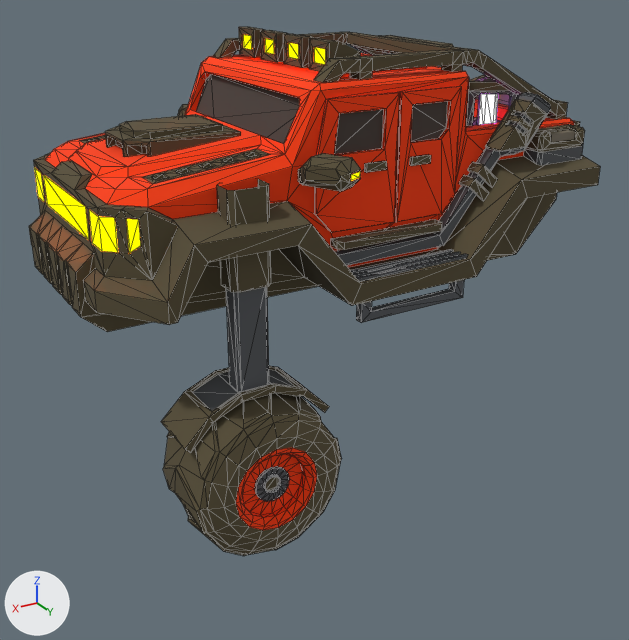
Two versions of the glTF model docs/vehicle/default.glb, one commit apart.
Before and after are seen from a 50 mm camera at (2.58, 4.18, 2.05) aimed at (0.16, 0.13, 0.03). The lights are fixed; the arrows at lower left show +X, +Y and +Z. The older version comes first. Mesh edges are drawn as thin lines on the coarser meshes. Where no turn or scale is listed for an object, it has been applied to the vertices. Vertices at exactly the same position are counted once.

Objects in the first picture: 'bodyPainted.001', 'cellsCage.003', 'common', 'headlights.001', 'wheel.006', 'wheelGuard.001', 'wheelPainted', 'wheelSuspension.002' and 3 more.
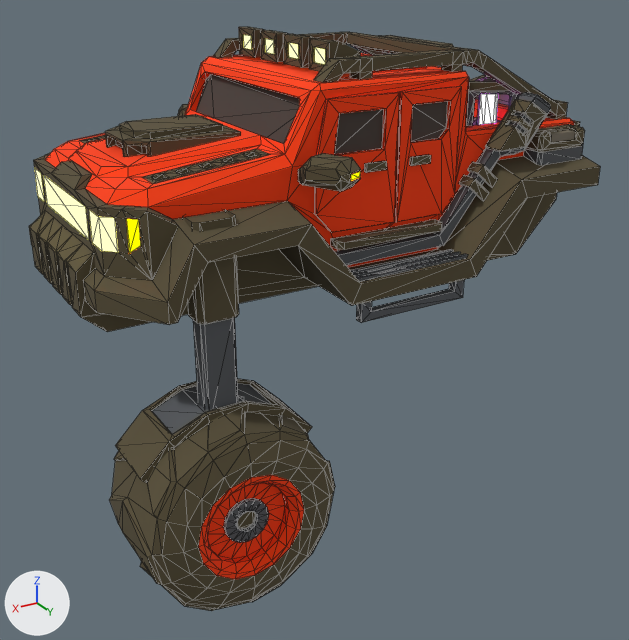
The newer file is also turned or shifted as a whole; pictures and numbers use the older file's frame.

Pixel boxes (x1, y1, x2, y2) of what changed, in the pictures (629 x 640 px):
'wheel.006', moved, rescaled (27% wider, 23% taller): before (163, 393, 341, 556); after (109, 411, 335, 611)
'wheelSuspension.002', moved: before (217, 179, 271, 392); after (183, 210, 239, 410)
'wheelPainted', moved, rescaled (29% wider, 27% taller): before (236, 448, 317, 530); after (199, 475, 304, 579)
'wheelGuard.001', moved, rescaled (17% wider, 20% taller): before (161, 366, 329, 453); after (115, 378, 312, 483)
'headlights.001', recoloured: (34, 35, 325, 252) in both

Edits to the bpy script that builds the scene:
```text
Add mat_headlightyellow:
    mat_headlightyellow = principled_material('headlightYellow')
    mat_headlightyellow.base_color = (0.0, 0.0, 0.0)  # black #000000
    mat_headlightyellow.metallic = 1.0
    mat_headlightyellow.roughness = 1.0
    mat_headlightyellow.emission_color = (1.0, 0.9, 0.2)  # yellow #fff37c
    mat_headlightyellow.emission_strength = 3.0
Change me_cube_223:
    where me_cube_223.from_pydata(...)  # 32 vertices, 20 faces; spans x 0.275..1.499, y -0.59..0.59, z -0.103..0.684
    remove me_cube_223.materials.append(mat_emissiveorangeradialgradient)  # black #000000, glowing orange #ff7300
    add me_cube_223.materials.append(mat_headlightyellow)  # black #000000, glowing yellow #fff37c
Change me_plane_151:
    used by ob_wheel_006; location = (0.872, 0.699, -0.417)
    remove me_plane_151.from_pydata(...)  # 240 vertices, 412 faces; spans x -0.432..0.432, y -0.269..0.27, z -0.432..0.432
    add me_plane_151.from_pydata(...)  # 240 vertices, 412 faces; spans x -0.365..0.714, y -0.337..0.337, z -0.66..0.42
    me_plane_151 part 1: the whole mesh is scaled about its middle by 1.25, then moved by (0.174, 0.0, -0.12)
Change me_plane_150:
    used by ob_wheelpainted; location = (0.872, 0.699, -0.417)
    remove me_plane_150.from_pydata(...)  # 80 vertices, 128 faces; spans x -0.229..0.229, y 0.206..0.27, z -0.229..0.229
    add me_plane_150.from_pydata(...)  # 80 vertices, 128 faces; spans x -0.112..0.461, y 0.258..0.337, z -0.407..0.167
    me_plane_150 part 2: the whole mesh is scaled about its middle by 1.25, then moved by (0.174, 0.06, -0.12)
Change me_cylinder_073:
    used by ob_wheelguard_001; location = (0.872, 0.699, -0.417)
    remove me_cylinder_073.from_pydata(...)  # 130 vertices, 206 faces; spans x -0.404..0.404, y -0.294..0.102, z -0.209..0.477
    add me_cylinder_073.from_pydata(...)  # 130 vertices, 206 faces; spans x -0.29..0.639, y -0.339..0.117, z -0.36..0.428
    me_cylinder_073 part 3: the whole mesh is scaled about its middle by 1.15, then moved by (0.174, -0.014, -0.1)
Change me_cylinder_072:
    used by ob_wheelsuspension_002; location = (0.873, 0.699, 0.06)
    remove me_cylinder_072.from_pydata(...)  # 32 vertices, 38 faces; spans x -0.106..0.106, y -0.076..0.076, z -0.01..0.999
    add me_cylinder_072.from_pydata(...)  # 32 vertices, 38 faces; spans x 0.068..0.281, y -0.076..0.076, z -0.13..0.879
    me_cylinder_072 part 4: the whole mesh is moved by (0.174, 0.0, -0.12)
```
